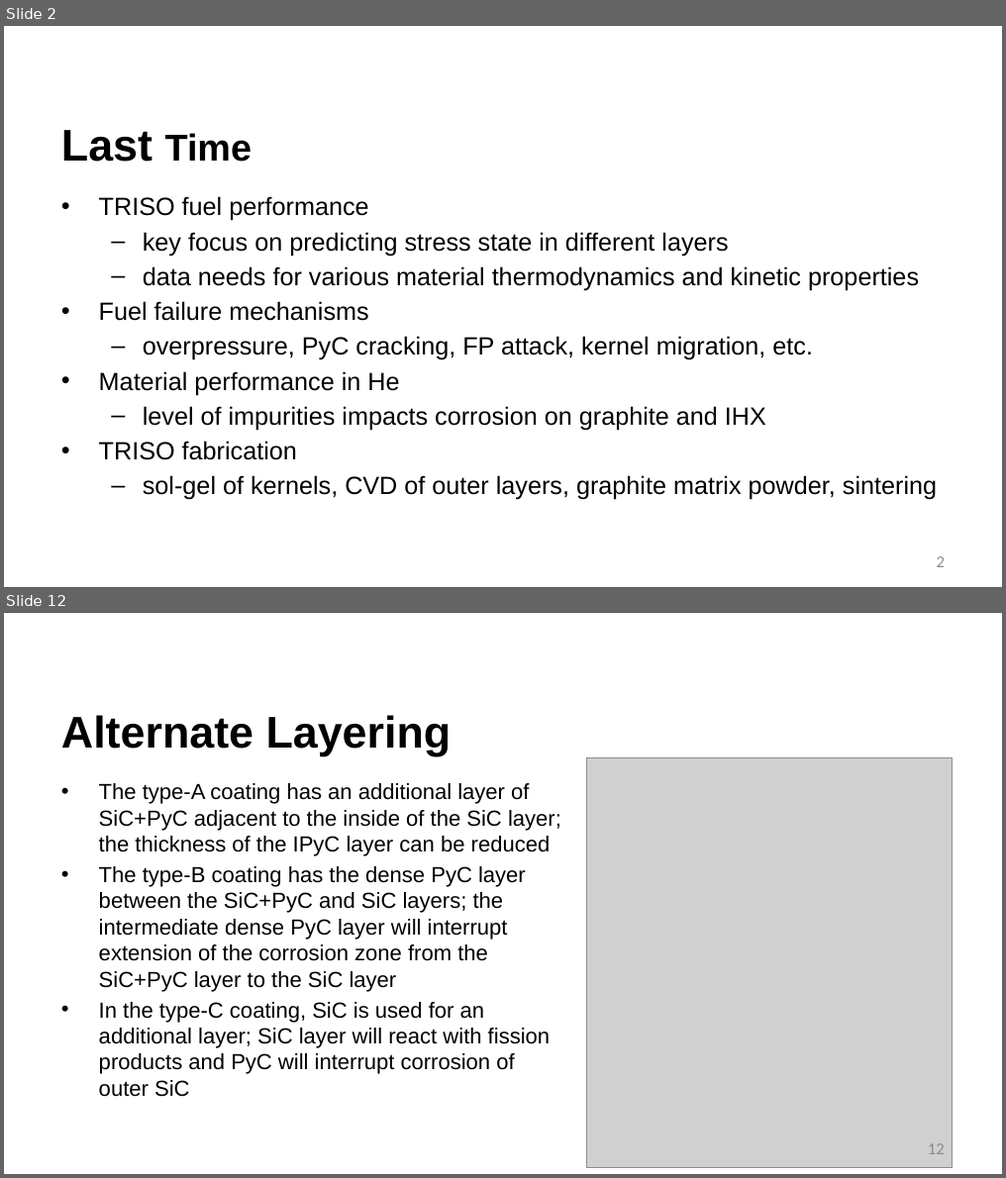
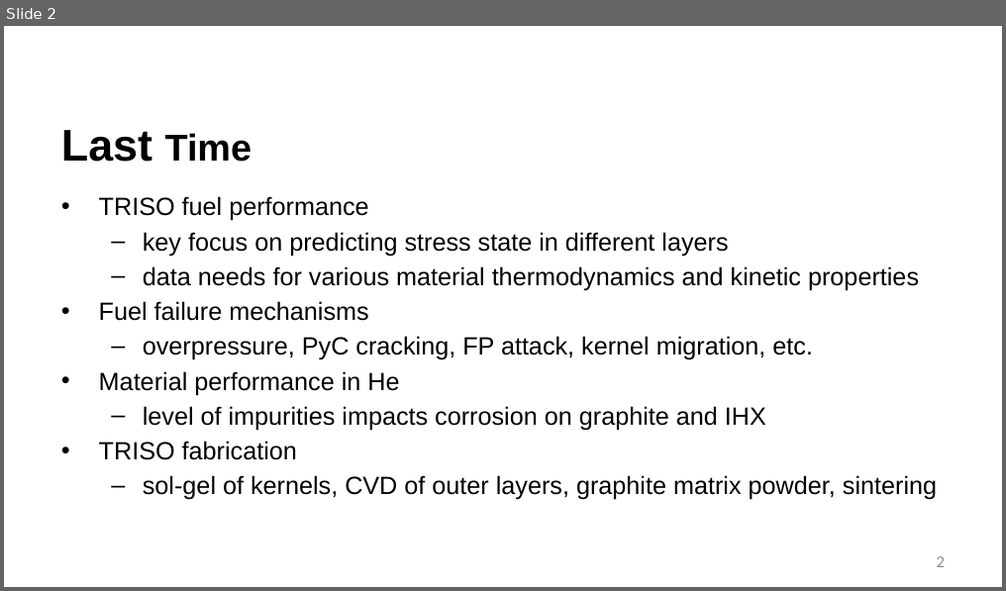
Before and after one commit to benbeeler/TEACHING, a slide deck: Advanced Reactor Materials/Fall2026/Lec7_TRISO.pptx. Shown one above the other, each under a label of ours: slides 2 and 12 before the commit, slide 2 after it; the slides between them are not shown. The pictures are 1006x1178 and 1006x591 pixels, drawn with LibreOffice and Linux fonts; fonts in the diff are those of the drawing; grey boxes stand for pictures; background and template pictures are left out. Boxes give left, top, right and bottom in pixels: in the first picture for what was removed or moved away, otherwise in the second. Text is boxed around its words. In the diff, an @@ line names an element or a change of style, - is before the commit and + after.

```diff
--- a/Advanced Reactor Materials/Fall2026/Lec7_TRISO.pptx
+++ b/Advanced Reactor Materials/Fall2026/Lec7_TRISO.pptx
@@ slide 12 removed at (x1=4, y1=613, x2=1002, y2=1174), background #FFFFFF @@
@@ title removed at (x1=61, y1=715, x2=451, y2=757) @@
-Alternate Layering
@@ picture removed at (x1=587, y1=759, x2=952, y2=1168) @@
@@ text removed at (x1=99, y1=783, x2=561, y2=1097) @@
-• The type-A coating has an additional layer of SiC+PyC adjacent to the inside of the SiC layer; the thickness of the IPyC layer can be reduced
-• The type-B coating has the dense PyC layer between the SiC+PyC and SiC layers; the intermediate dense PyC layer will interrupt extension of the corrosion zone from the SiC+PyC layer to the SiC layer
-• In the type-C coating, SiC is used for an additional layer; SiC layer will react with fission products and PyC will interrupt corrosion of outer SiC
@@ page number removed at (x1=928, y1=1144, x2=944, y2=1155) @@
-12
```
Also in this commit, not shown: 1 slide changed, 12 other slides removed, 4 other files.
